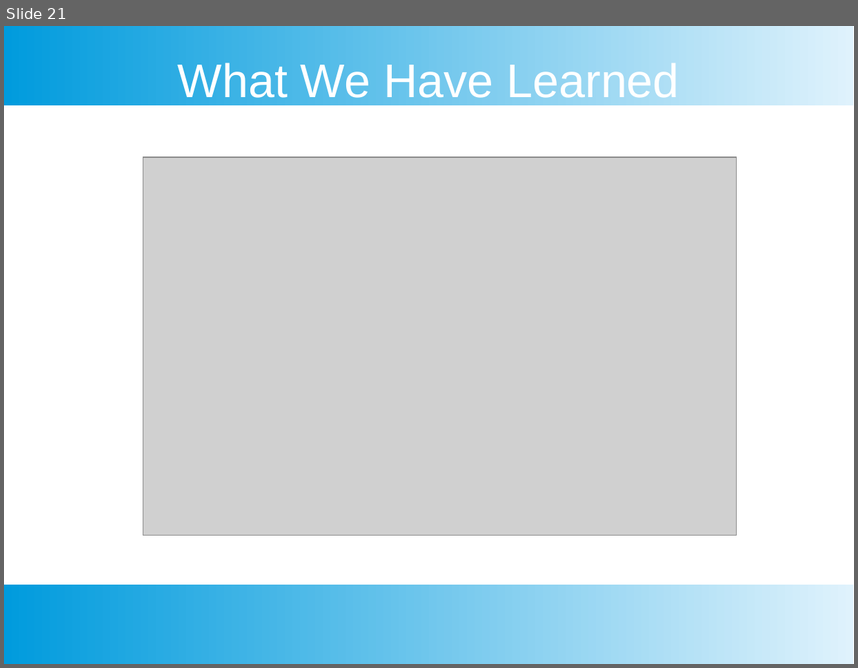
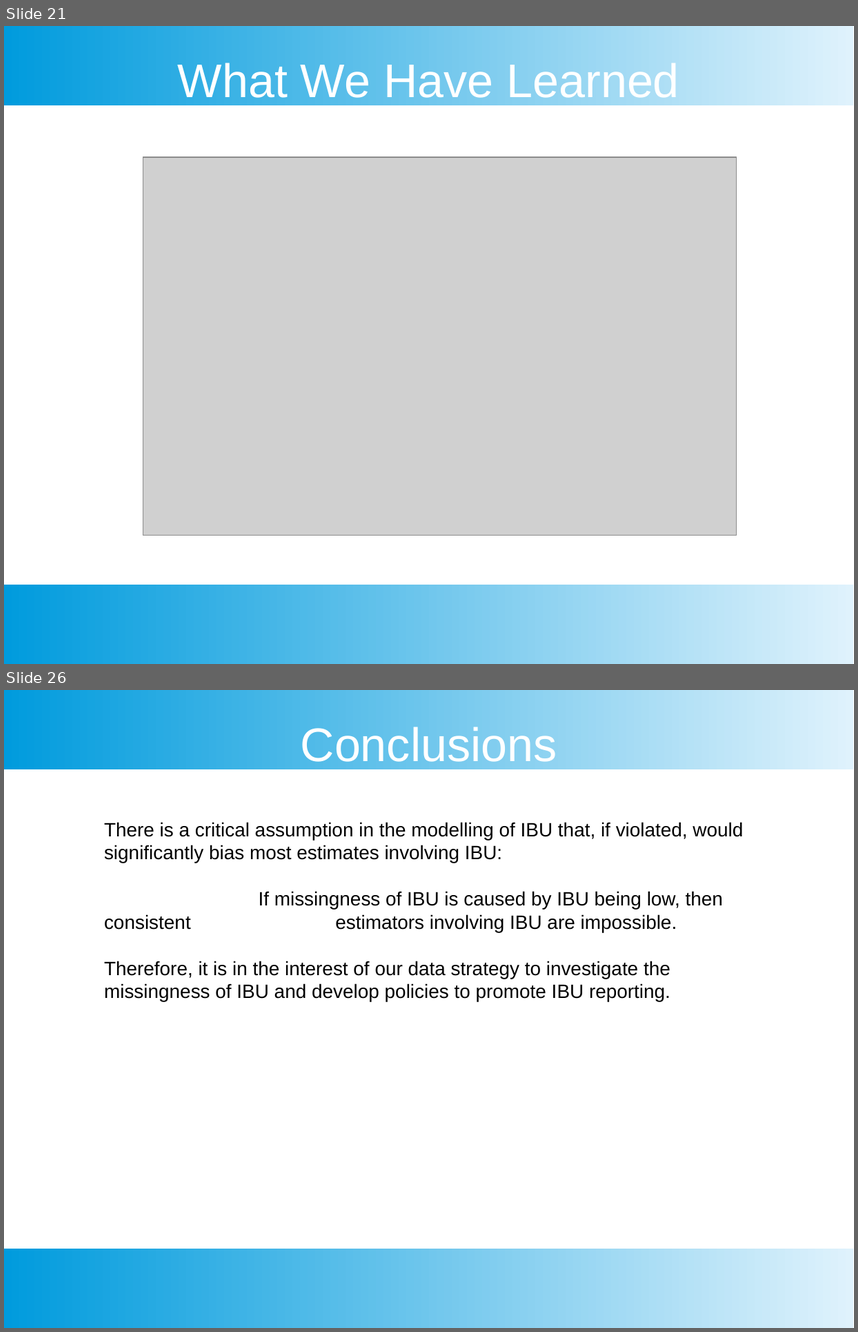
Before and after one commit to sjmiller8182/BeerAnalysis, a slide deck: Thompson_Kevin_Presentation.pptx. Shown one above the other, each under a label of ours: slide 21 before the commit, slides 21 and 26 after it; the slides between them are not shown. The pictures are 858x668 and 858x1332 pixels, drawn with LibreOffice and Linux fonts; fonts in the diff are those of the drawing; grey boxes stand for pictures. Boxes give left, top, right and bottom in pixels: in the first picture for what was removed or moved away, otherwise in the second. Text is boxed around its words. In the diff, an @@ line names an element or a change of style, - is before the commit and + after.

```diff
--- a/Thompson_Kevin_Presentation.pptx
+++ b/Thompson_Kevin_Presentation.pptx
@@ slide 26 added at [4, 690, 854, 1328], background #FFFFFF; not listed: 2 template elements that a slide beside it also shows @@
@@ text added at [301, 723, 557, 769], 44 pt, text #FFFFFF @@
+Conclusions
@@ text added at [104, 822, 743, 1002], 18 pt, text #000000 @@
+There is a critical assumption in the modelling of IBU that, if violated, would significantly bias most estimates involving IBU:
+If missingness of IBU is caused by IBU being low, then consistent estimators involving IBU are impossible.
+Therefore, it is in the interest of our data strategy to investigate the missingness of IBU and develop policies to promote IBU reporting.
```
Also in this commit, not shown: 7 slides changed, 6 other slides added, 2 slides removed, 2 other files.
